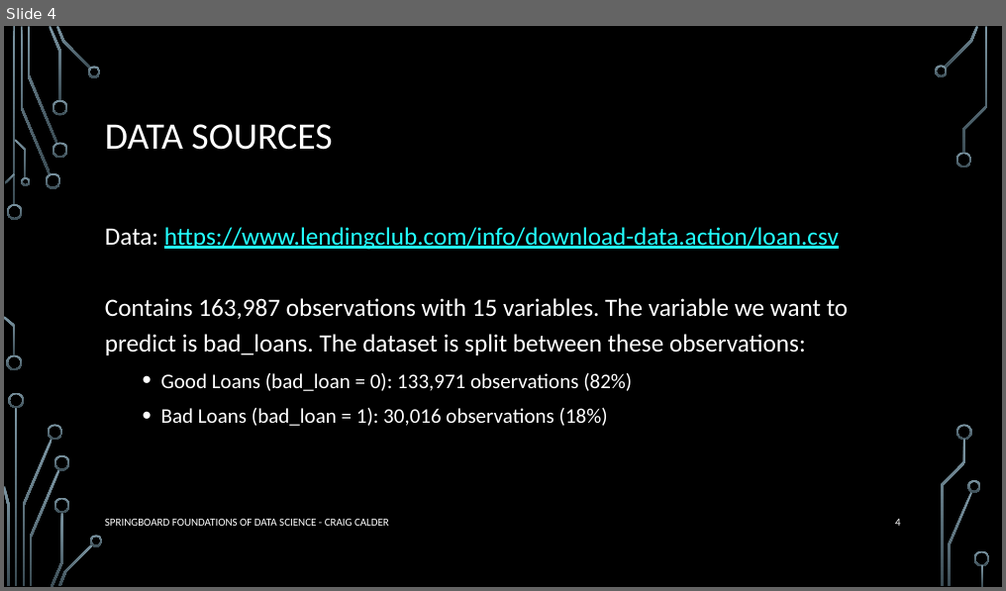
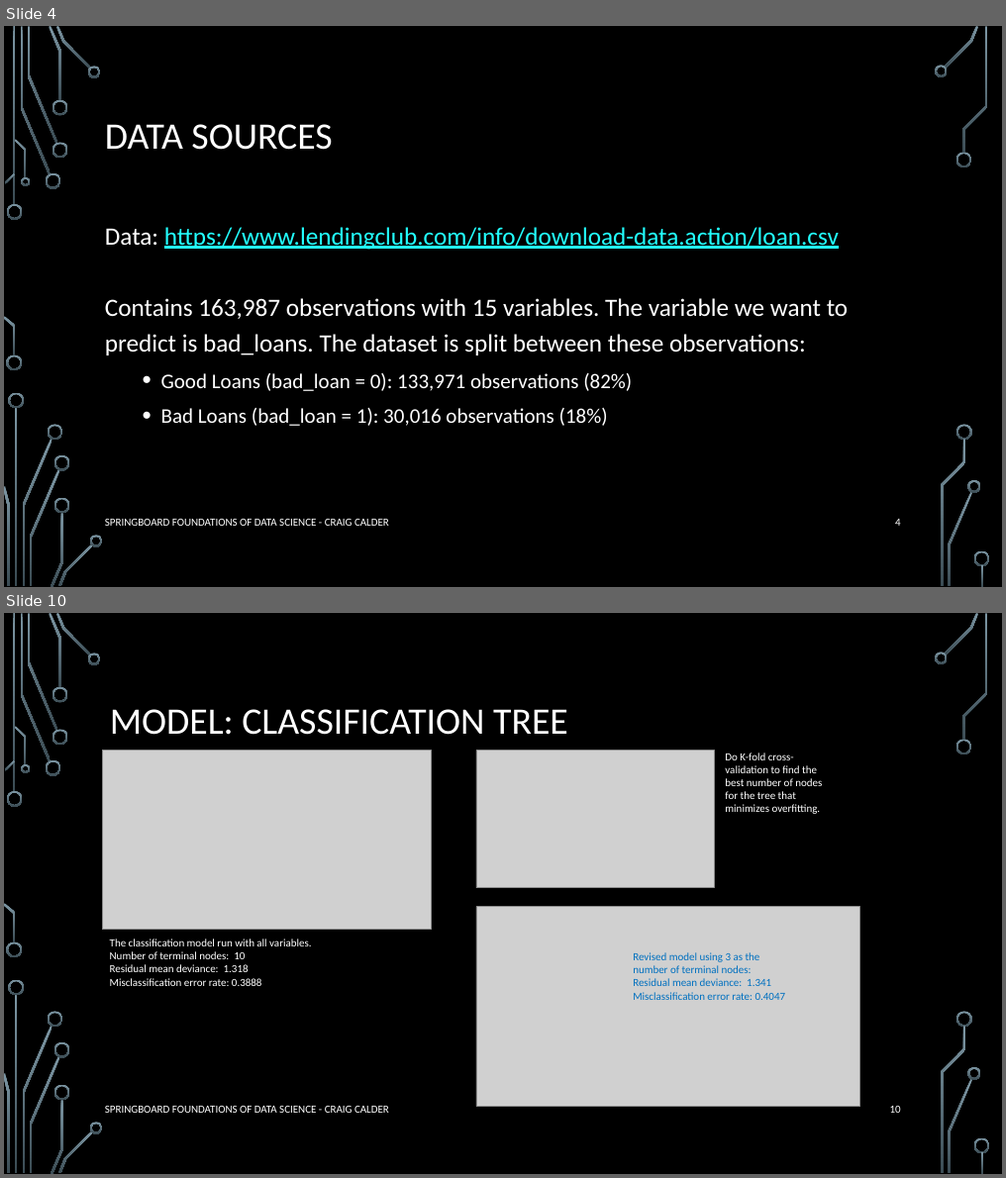
Before and after one commit to clcinpdx/datascience, a slide deck: capstone/Calder-Capstone-Models_LOGREG_TREE.pptx. Shown one above the other, each under a label of ours: slide 4 before the commit, slides 4 and 10 after it; the slides between them are not shown. The pictures are 1006x591 and 1006x1178 pixels, drawn with LibreOffice and Linux fonts; fonts in the diff are those of the drawing; grey boxes stand for pictures; background and template pictures are left out. Boxes give left, top, right and bottom in pixels: in the first picture for what was removed or moved away, otherwise in the second. Text is boxed around its words. In the diff, an @@ line names an element or a change of style, - is before the commit and + after.

```diff
--- a/capstone/Calder-Capstone-Models_LOGREG_TREE.pptx
+++ b/capstone/Calder-Capstone-Models_LOGREG_TREE.pptx
@@ slide 10 added at <box>4,613,1002,1174</box>, background picture (left out); not listed: 36 template elements that a slide beside it also shows @@
@@ title added at <box>110,709,568,735</box>, 36 pt, text #FFFFFF @@
+MODEL: CLASSIFICATION TREE
@@ picture added at <box>102,750,431,930</box> @@
@@ picture added at <box>476,750,715,888</box> @@
@@ text added at <box>725,753,822,814</box>, 10.5 pt, text #FFFFFF @@
+Do K-fold cross-validation to find the best number of nodes for the tree that minimizes overfitting.
@@ picture added at <box>476,907,860,1107</box> @@
@@ text added at <box>110,939,311,986</box>, 10.5 pt, text #FFFFFF @@
+The classification model run with all variables.
+Number of terminal nodes: 10
+Residual mean deviance: 1.318
+Misclassification error rate: 0.3888
@@ text added at <box>633,953,786,1000</box>, 10.5 pt, text #0070C0 @@
+Revised model using 3 as the number of terminal nodes:
+Residual mean deviance: 1.341
+Misclassification error rate: 0.4047
@@ text added at <box>105,1106,389,1113</box>, 10.5 pt, text #FFFFFF @@
+SPRINGBOARD FOUNDATIONS OF DATA SCIENCE - CRAIG CALDER
@@ page number added at <box>890,1106,901,1113</box>, 10.5 pt, text #FFFFFF @@
+10
```
Also in this commit, not shown: 5 slides changed, 4 other slides added, 1 slide removed, 2 other files.
